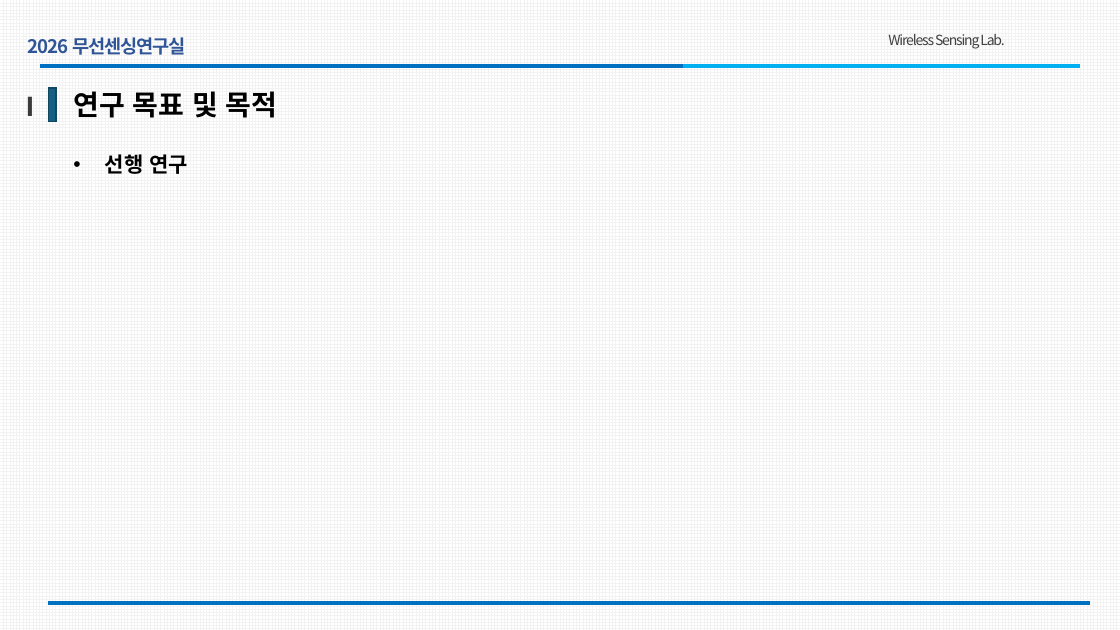
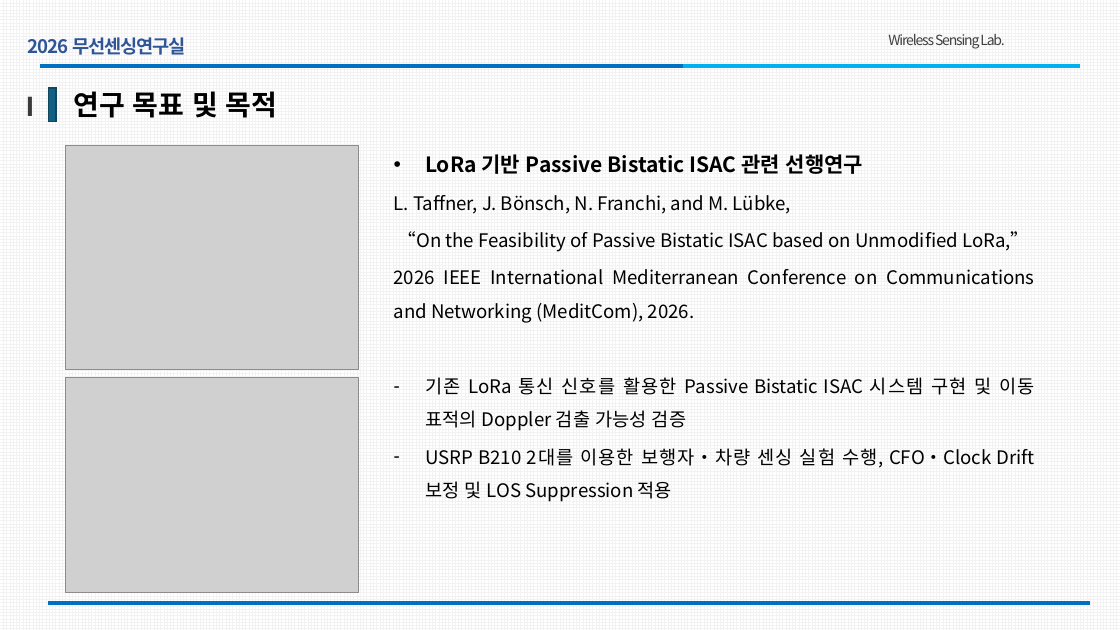
Before and after one commit to hajung0617/LoRaPHY, a slide deck: slide 5 of PPT/261102_v0.1.pptx. Drawn at 1120x630 pixels with LibreOffice and Linux fonts; fonts in the diff are those of the drawing; grey boxes stand for pictures; background and template pictures are left out. Boxes give left, top, right and bottom in pixels: in the first picture for what was removed or moved away, otherwise in the second. Text is boxed around its words. In the diff, an @@ line names an element or a change of style, - is before the commit and + after.

```diff
--- a/PPT/261102_v0.1.pptx
+++ b/PPT/261102_v0.1.pptx
@@ picture added at bbox=[66, 145, 360, 370] @@
@@ text at bbox=[394, 154, 1035, 502]: text changed; size 18 to 16 pt; bold off @@
-• 선행 연구
+• LoRa 기반 Passive Bistatic ISAC 관련 선행연구
+L. Taffner, J. Bönsch, N. Franchi, and M. Lübke,
+“On the Feasibility of Passive Bistatic ISAC based on Unmodified LoRa,”
+2026 IEEE International Mediterranean Conference on Communications and Networking (MeditCom), 2026.
+– 기존 LoRa 통신 신호를 활용한 Passive Bistatic ISAC 시스템 구현 및 이동 표적의 Doppler 검출 가능성 검증
+– USRP B210 2대를 이용한 보행자·차량 센싱 실험 수행, CFO·Clock Drift 보정 및 LOS Suppression 적용
@@ picture added at bbox=[66, 377, 360, 593] @@
```
Also in this commit, not shown: 4 other slides changed, 1 slide added, 8 other files.
